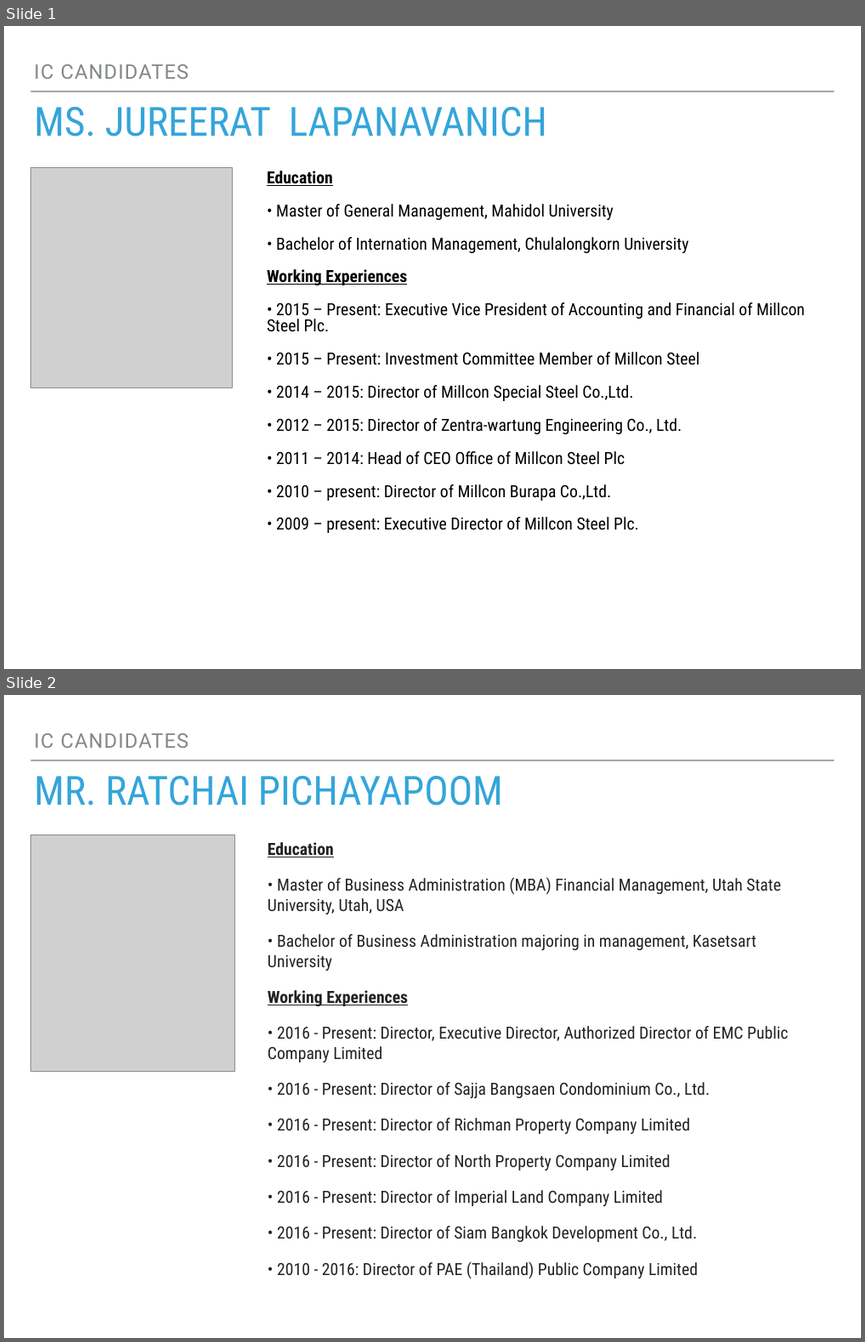
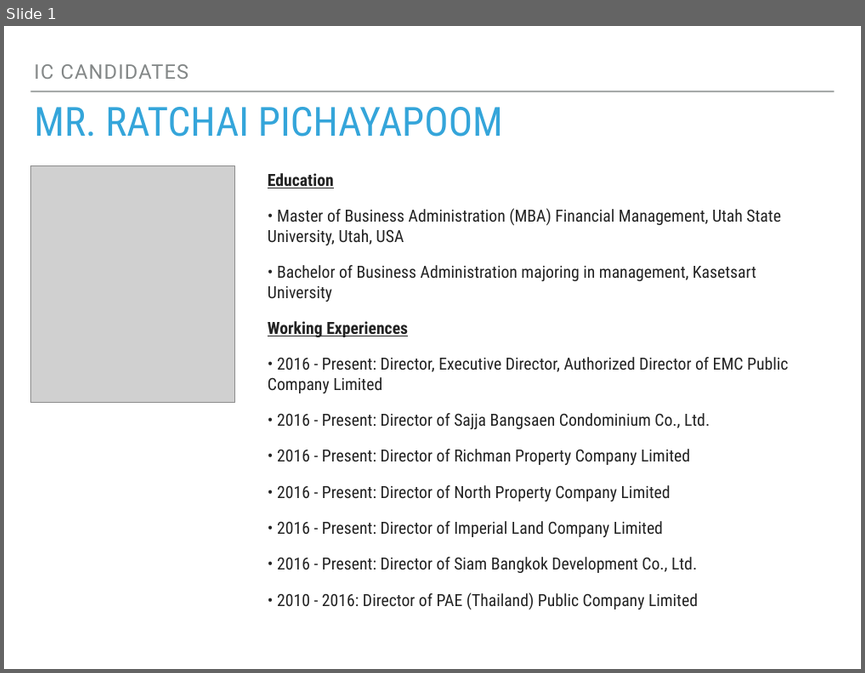
Before and after one commit to tae16118/My-file-testing, a slide deck: Powerpoint file.pptx. Shown one above the other, each under a label of ours: slides 1 and 2 before the commit, slide 1 after it. The pictures are 865x1342 and 865x673 pixels, drawn with LibreOffice and Linux fonts; fonts in the diff are those of the drawing; grey boxes stand for pictures. Boxes give left, top, right and bottom in pixels: in the first picture for what was removed or moved away, otherwise in the second. Text is boxed around its words. In the diff, an @@ line names an element or a change of style, - is before the commit and + after.

Commit message:
delete power point page 1

```diff
--- a/Powerpoint file.pptx
+++ b/Powerpoint file.pptx
@@ slide 1 removed at (4,26,861,669), background #FFFFFF; not listed: 1 template element that a slide beside it also shows @@
@@ text removed at (34,64,189,79) @@
-IC CANDIDATES
@@ title removed at (34,107,547,136) @@
-MS. JUREERAT LAPANAVANICH
@@ picture removed at (30,167,232,387) @@
@@ text removed at (267,170,805,533) @@
-Education
-• Master of General Management, Mahidol University
-• Bachelor of Internation Management, Chulalongkorn University
-Working Experiences
-• 2015 – Present: Executive Vice President of Accounting and Financial of Millcon Steel Plc.
-• 2015 – Present: Investment Committee Member of Millcon Steel
-• 2014 – 2015: Director of Millcon Special Steel Co.,Ltd.
-• 2012 – 2015: Director of Zentra-wartung Engineering Co., Ltd.
-• 2011 – 2014: Head of CEO Office of Millcon Steel Plc
-• 2010 – present: Director of Millcon Burapa Co.,Ltd.
-• 2009 – present: Executive Director of Millcon Steel Plc.
@@ what was slide 2 is now slide 1 @@
```
